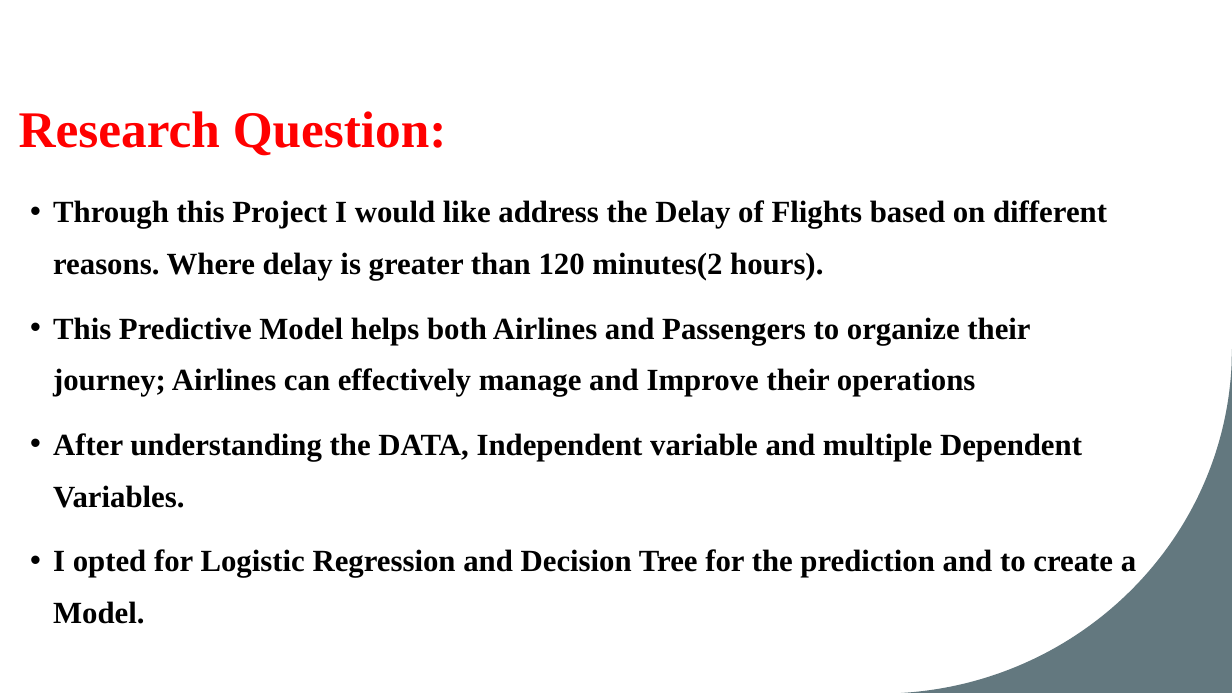
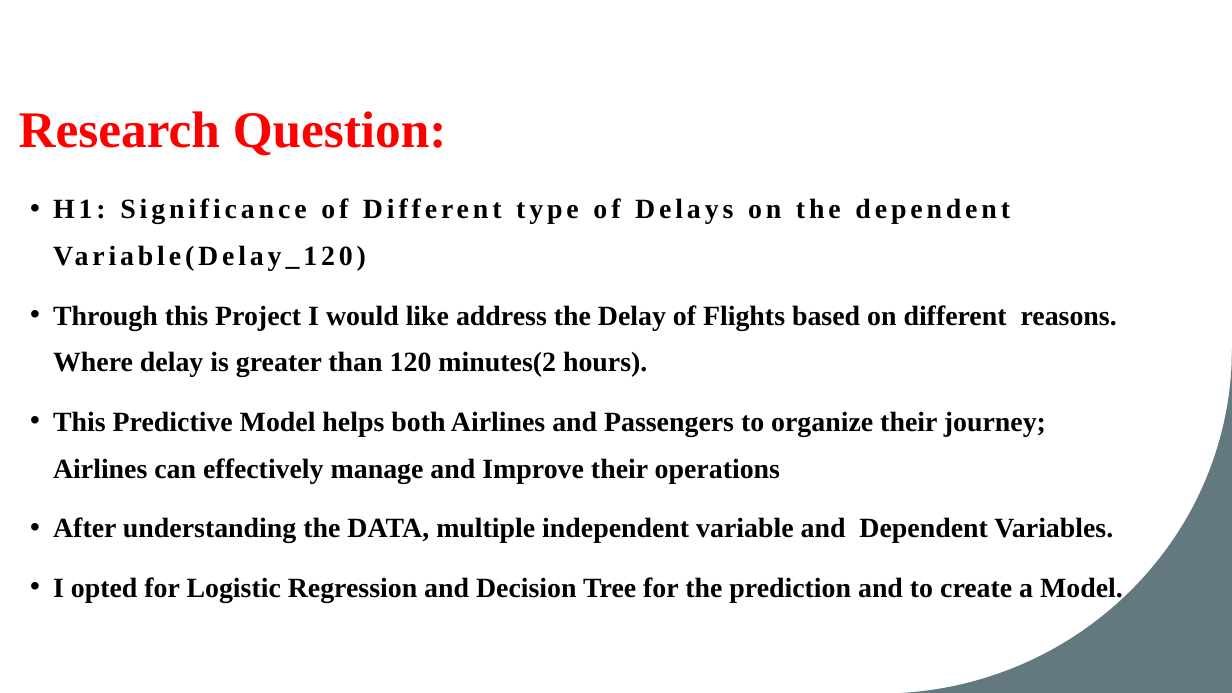
Before and after one commit to vinay-polanki/ATC_R_Project, a slide deck: slide 5 of Atc & Visualisation.pptx. Drawn at 1232x693 pixels with LibreOffice and Linux fonts; fonts in the diff are those of the drawing. Boxes give left, top, right and bottom in pixels: in the first picture for what was removed or moved away, otherwise in the second. Text is boxed around its words. In the diff, an @@ line names an element or a change of style, - is before the commit and + after.

```diff
--- a/Atc & Visualisation.pptx
+++ b/Atc & Visualisation.pptx
@@ text at [53,198,1010,224]: paragraph added @@
+• H1: Significance of Different type of Delays on the dependent Variable(Delay_120)
@@ text at [53,305,1123,603]: size 24 to 21.7 pt in "Through this Project I would like address ...", "This Predictive Model helps both Airlines and ...", "I opted for Logistic Regression and Decision ..." @@
@@ text at [53,517,1113,543]: text changed; size 24 to 21.7 pt @@
-• After understanding the DATA, Independent variable and multiple Dependent Variables.
+• After understanding the DATA, multiple independent variable and Dependent Variables.
```
Also in this commit, not shown: 5 other slides changed, 2 slides added.
